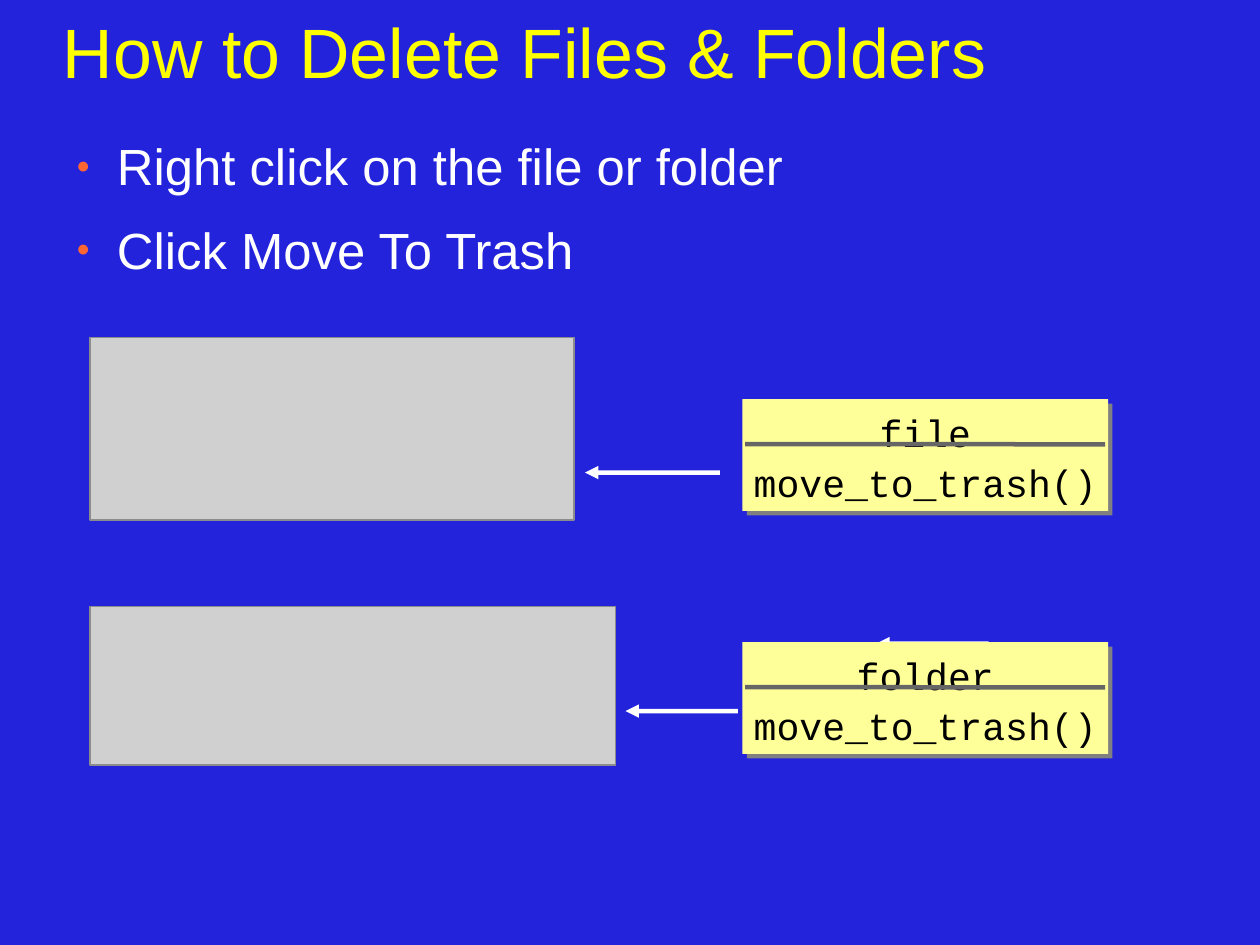
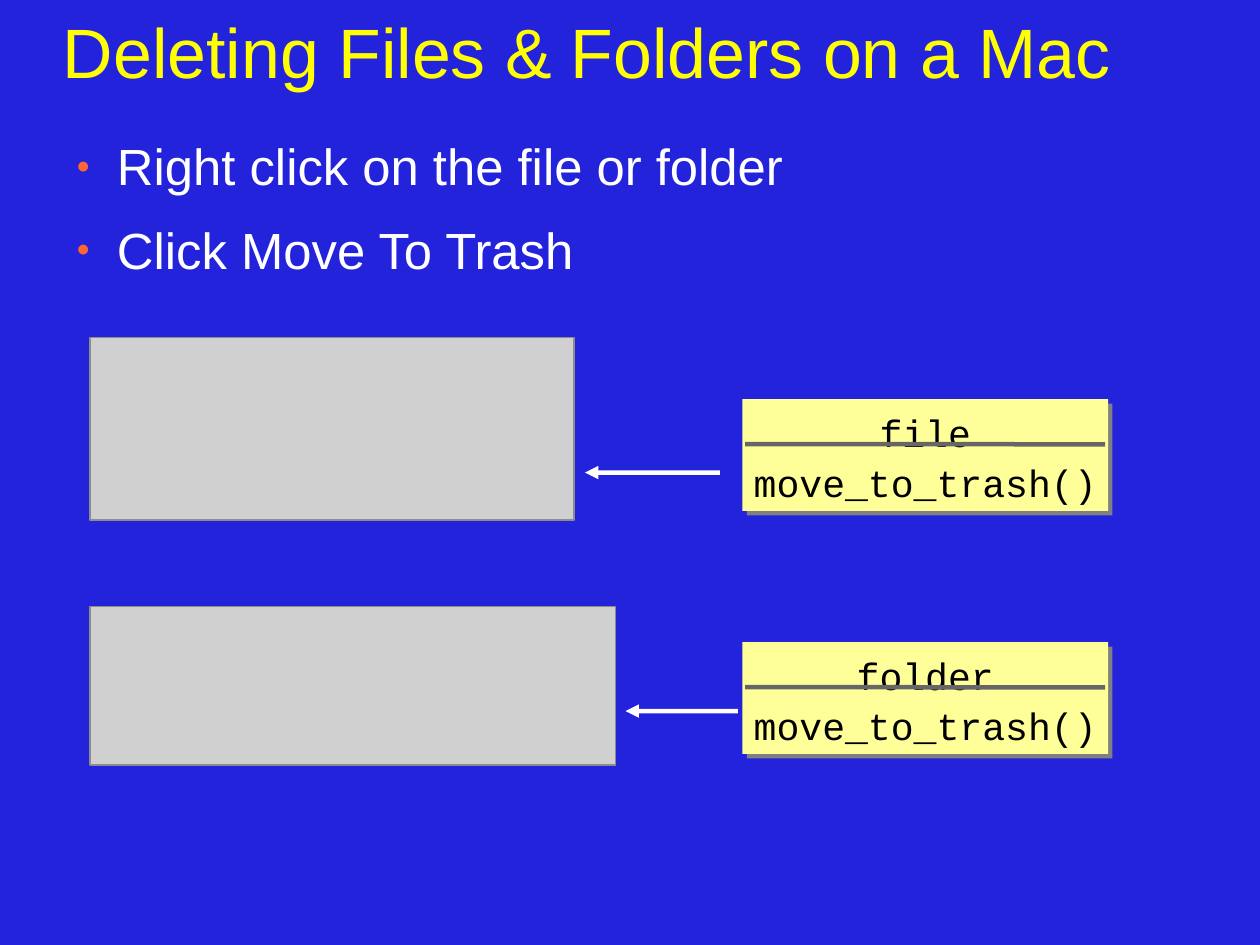
Before and after one commit to JonJagger/two-day-courses, a slide deck: slide 14 of cppf/08_Object_Oriented_Programming.odp (slide 13 before the commit). Drawn at 1260x945 pixels with LibreOffice and Linux fonts; fonts in the diff are those of the drawing; grey boxes stand for pictures. Boxes give left, top, right and bottom in pixels: in the first picture for what was removed or moved away, otherwise in the second. Text is boxed around its words. In the diff, an @@ line names an element or a change of style, - is before the commit and + after.

```diff
--- a/cppf/08_Object_Oriented_Programming.odp
+++ b/cppf/08_Object_Oriented_Programming.odp
@@ title at <box>63,27,1110,91</box>: text changed @@
-How to Delete Files & Folders
+Deleting Files & Folders on a Mac
@@ arrow removed from (989, 644) to (877, 644) @@
```
Also in this commit, not shown: 2 other slides changed, 4 slides added, 1 slide removed.
